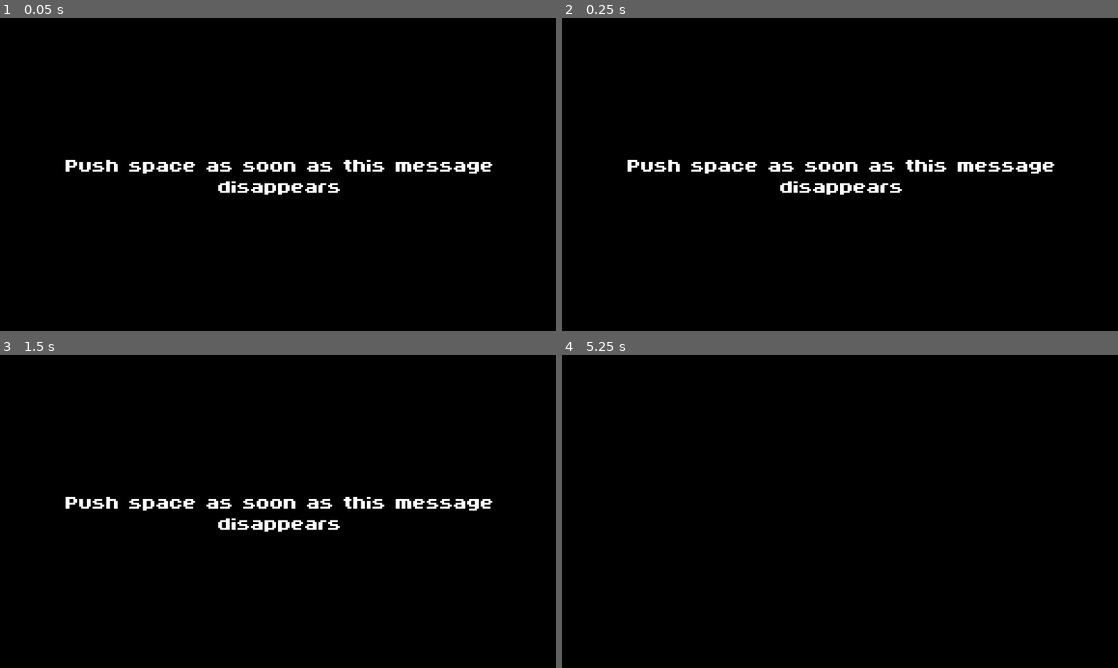
Above: before the commit, frames 1-4 (two rows, left to right).
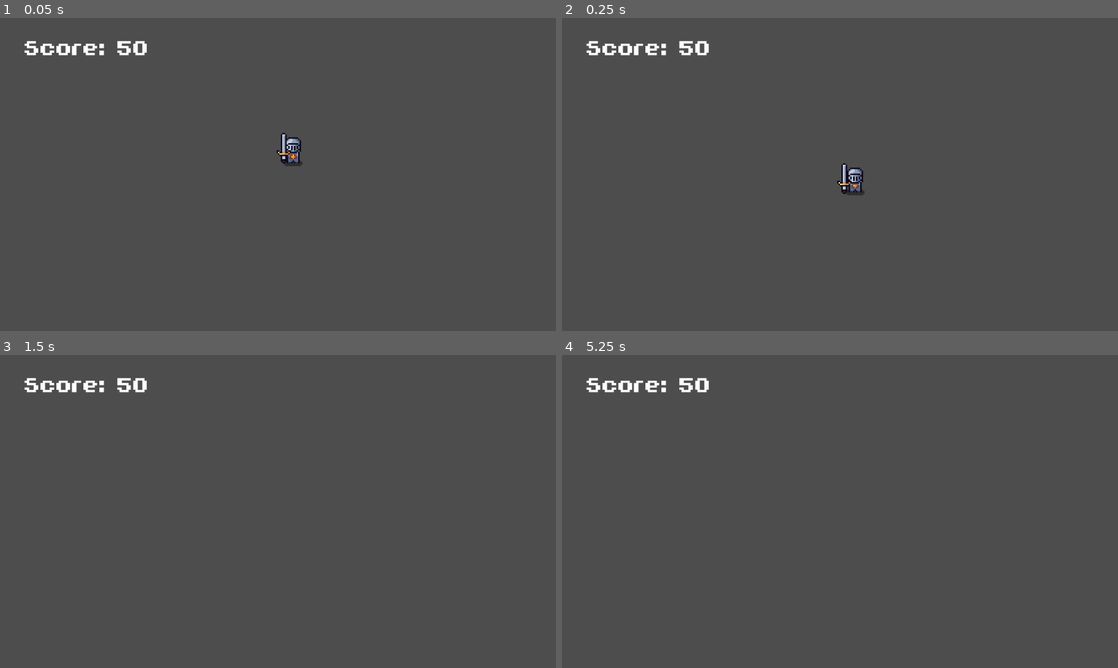
Above: after the commit, the same moments.

Repository: DrakeW17/Reward-Learning-Godot
Game: Godot game, scene res://main_scene.tscn
Two runs of this game, one before a commit and one after it. Both use one fixed random seed, a clock stepped at 60 frames per second and the inputs below. Before the commit the project starts from res://Levels/reaction_test.tscn.
Inputs:
- Up to frame 1 (0.05 s): no input
- Up to frame 2 (0.25 s): no input
- Up to frame 3 (1.5 s): tap Space (jump) at 0.5, 0.77, 1.25 s; hold D (move_right) from 0.53 s (still down)
- Up to frame 4 (5.25 s): tap Space (jump) at 1.52, 2, 2.75, 3.02, 3.5, 3.77, 4.25, 4.52 s; release D (move_right) at 2.03 s; hold A (move_left) 2.03-2.78 s; hold D (move_right) 2.78-4.28 s; hold A (move_left) 4.28-5.03 s; hold D (move_right) from 5.03 s (still down)

The runs differ from the first frame. In frame 1, 100% of the frame differs, in the area x 0-100%, y 0-100%; in frame 2, 100%; in frame 3, 100%; in frame 4, 100%.

Commit message:
Added flashing animation and anticipatory delay timer (the phase inbetween the NPC reveal and the flashing/interaction enables stage)

Diff:
--- a/Entities/NPC/npc_interaction.gd
+++ b/Entities/NPC/npc_interaction.gd
@@ -16,6 +16,9 @@
 @onready var deathTimer = $DeathTimer
 # Reference to the interaction start timer
 @onready var interactionTimer = $StartInteractionTimer
+# Reference to the
+@onready var anticipatoryDelayTimer = $AnticipatoryDelayTimer
+
 
 # Saves the interacting body
 var Player
@@ -40,6 +43,7 @@
 
 # When the player fails to interact
 func _on_timer_timeout() -> void:
+	print("no interaction")
 	sprites[type].play("no_interaction")
 	interacted = -1
 
@@ -57,6 +61,7 @@
 # When the player interacts
 func _on_interaction_body_entered(body: Node2D) -> void:
 	if !bool(interacted):
+		print("interaction detected")
 		# Saves the interacting body
 		Player = body
 		# Stops the death timer
@@ -72,7 +77,24 @@
 func _on_start_interaction_timer_timeout() -> void:
 	# Emerges if it has not already done so
 	if not emergePlayed:
-		deathTimer.wait_time = DataManager.reactionTime
+		#deathTimer.wait_time = DataManager.reactionTime
 		animations.play("emerge")
 		sprites[type].play("idle")
 		emergePlayed = true
+
+
+# When the emerge animation finishes, wait a random amount between 2 and 2.5s before flashing
+func _on_animation_player_animation_finished(anim_name: StringName) -> void:
+	if anim_name == "emerge":
+		anticipatoryDelayTimer.wait_time = randf_range(2.0, 2.5)
+		anticipatoryDelayTimer.start()
+
+
+# Starts the flash/interaction window after the anticipatory delay
+func _on_anticipatory_delay_timer_timeout() -> void:
+	print("ad timed out")
+	deathTimer.wait_time = DataManager.reactionTime
+	deathTimer.start()
+	print("death timer started")
+	letPlayerMove()
+	sprites[type].play("flash")
--- a/Entities/NPC/npc_interaction.tscn
+++ b/Entities/NPC/npc_interaction.tscn
@@ -104,20 +104,6 @@
 "method": &"start"
 }]
 }
-tracks/4/type = "method"
-tracks/4/imported = false
-tracks/4/enabled = true
-tracks/4/path = NodePath(".")
-tracks/4/interp = 1
-tracks/4/loop_wrap = true
-tracks/4/keys = {
-"times": PackedFloat32Array(0.5),
-"transitions": PackedFloat32Array(1),
-"values": [{
-"args": [],
-"method": &"letPlayerMove"
-}]
-}
 
 [sub_resource type="AnimationLibrary" id="AnimationLibrary_tafgp"]
 _data = {
@@ -198,7 +184,7 @@
 "duration": 1.0,
 "texture": SubResource("AtlasTexture_1cpj1")
 }],
-"loop": 0,
+"loop": 1,
 "name": &"flash",
 "speed": 5.0
 }, {
@@ -611,19 +597,19 @@
 visible = false
 position = Vector2(0, -7)
 sprite_frames = SubResource("SpriteFrames_e7vlb")
-animation = &"idle"
+animation = &"flash"
 
 [node name="Angel" type="AnimatedSprite2D" parent="." unique_id=1951730405]
 visible = false
 position = Vector2(1, -9)
 sprite_frames = SubResource("SpriteFrames_e14d7")
-animation = &"interaction"
+animation = &"flash"
 
 [node name="Archer" type="AnimatedSprite2D" parent="." unique_id=234840258]
 visible = false
 position = Vector2(0, -16)
 sprite_frames = SubResource("SpriteFrames_iyypf")
-animation = &"no_interaction"
+animation = &"flash"
 
 [node name="Bush" type="Sprite2D" parent="." unique_id=1833715438]
 position = Vector2(0, -16)
@@ -634,11 +620,15 @@
 one_shot = true
 
 [node name="StartInteractionTimer" type="Timer" parent="." unique_id=440231444]
+one_shot = true
+
+[node name="AnticipatoryDelayTimer" type="Timer" parent="." unique_id=568252293]
+one_shot = true
 
 [connection signal="body_entered" from="Detection" to="." method="_on_area_2d_body_entered"]
 [connection signal="body_entered" from="Interaction" to="." method="_on_interaction_body_entered"]
 [connection signal="animation_finished" from="Goblin" to="." method="_on_sprite_animation_finished"]
 [connection signal="animation_finished" from="Angel" to="." method="_on_sprite_animation_finished"]
 [connection signal="animation_finished" from="Archer" to="." method="_on_sprite_animation_finished"]
-[connection signal="timeout" from="DeathTimer" to="." method="_on_timer_timeout"]
+[connection signal="timeout" from="DeathTimer" to="." method="_on_anticipatory_delay_timer_timeout"]
 [connection signal="timeout" from="StartInteractionTimer" to="." method="_on_start_interaction_timer_timeout"]
--- a/data_manager.gd
+++ b/data_manager.gd
@@ -1,7 +1,8 @@
 extends Node
 
 # The reaction speed of the player (with some compensation for the player's movement speed)
-var reactionTime = 0
+var reactionTime = 1
+#I changed reactionTime to a set amount for testing so I don't have to do the test every time
 
 # The amount of NPC interactions we want to generate
 var interactionAmount = 10
--- a/project.godot
+++ b/project.godot
@@ -11,7 +11,7 @@
 [application]
 
 config/name="Reward Learning Platformer"
-run/main_scene="uid://b3tatkbw76lxq"
+run/main_scene="uid://figq1ct867cy"
 config/features=PackedStringArray("4.7", "Forward Plus")
 
 [autoload]
